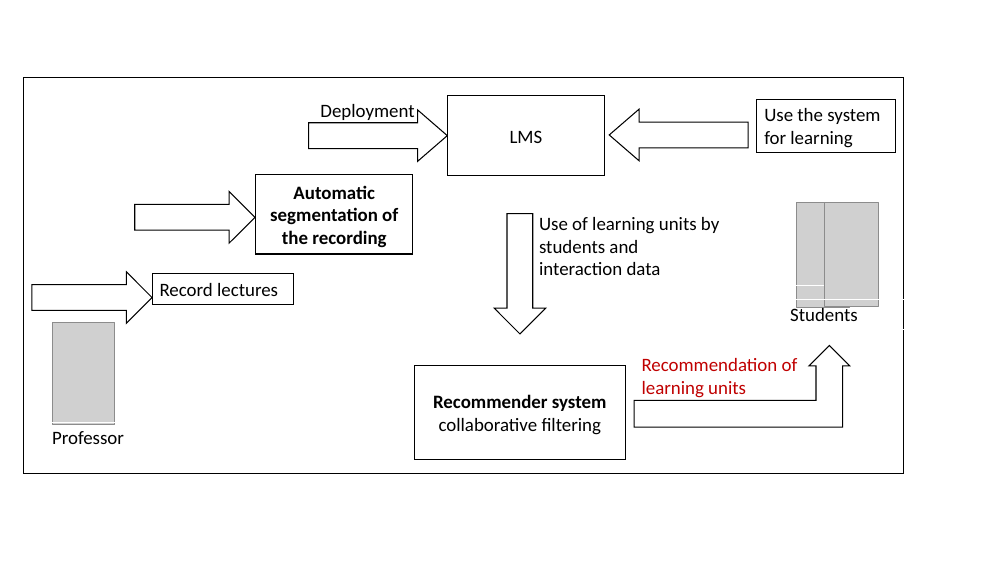
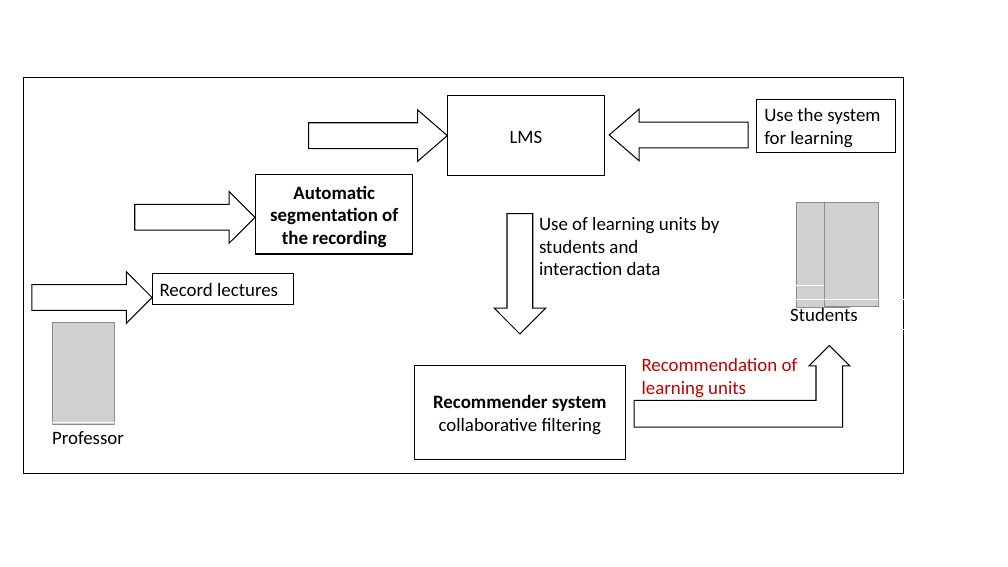
Before and after one commit to arnaudzobel/Lecture-Reccomendersystem, a slide deck: slide 3 of ausarbeitung/bilder.odp. Drawn at 1008x567 pixels with LibreOffice and Linux fonts; fonts in the diff are those of the drawing; grey boxes stand for pictures. Boxes give left, top, right and bottom in pixels: in the first picture for what was removed or moved away, otherwise in the second. Text is boxed around its words. In the diff, an @@ line names an element or a change of style, - is before the commit and + after.

```diff
--- a/ausarbeitung/bilder.odp
+++ b/ausarbeitung/bilder.odp
@@ text removed at box(320, 104, 414, 123) @@
-Deployment
```
Also in this commit, not shown: 9 other files.
